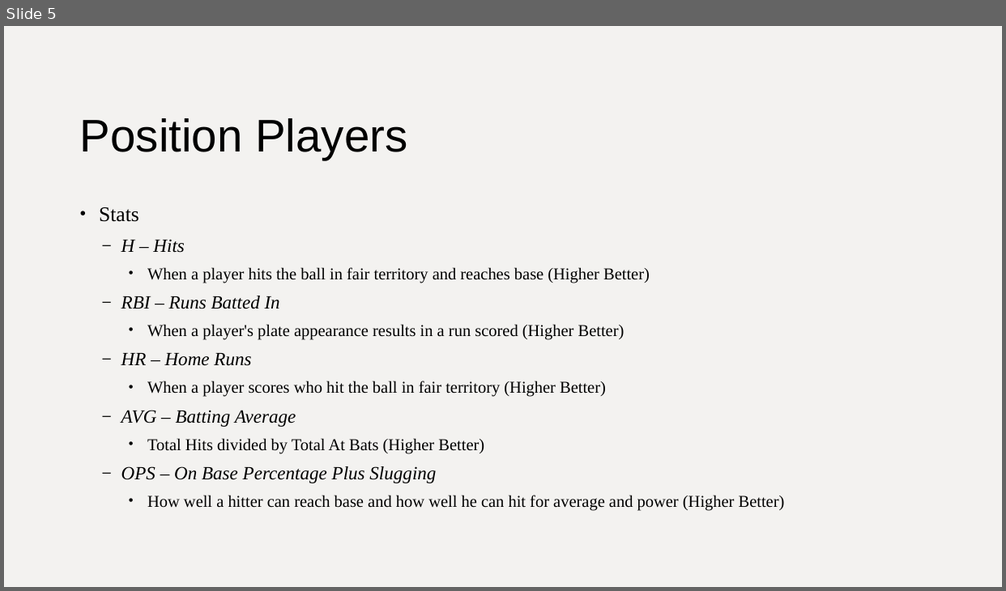
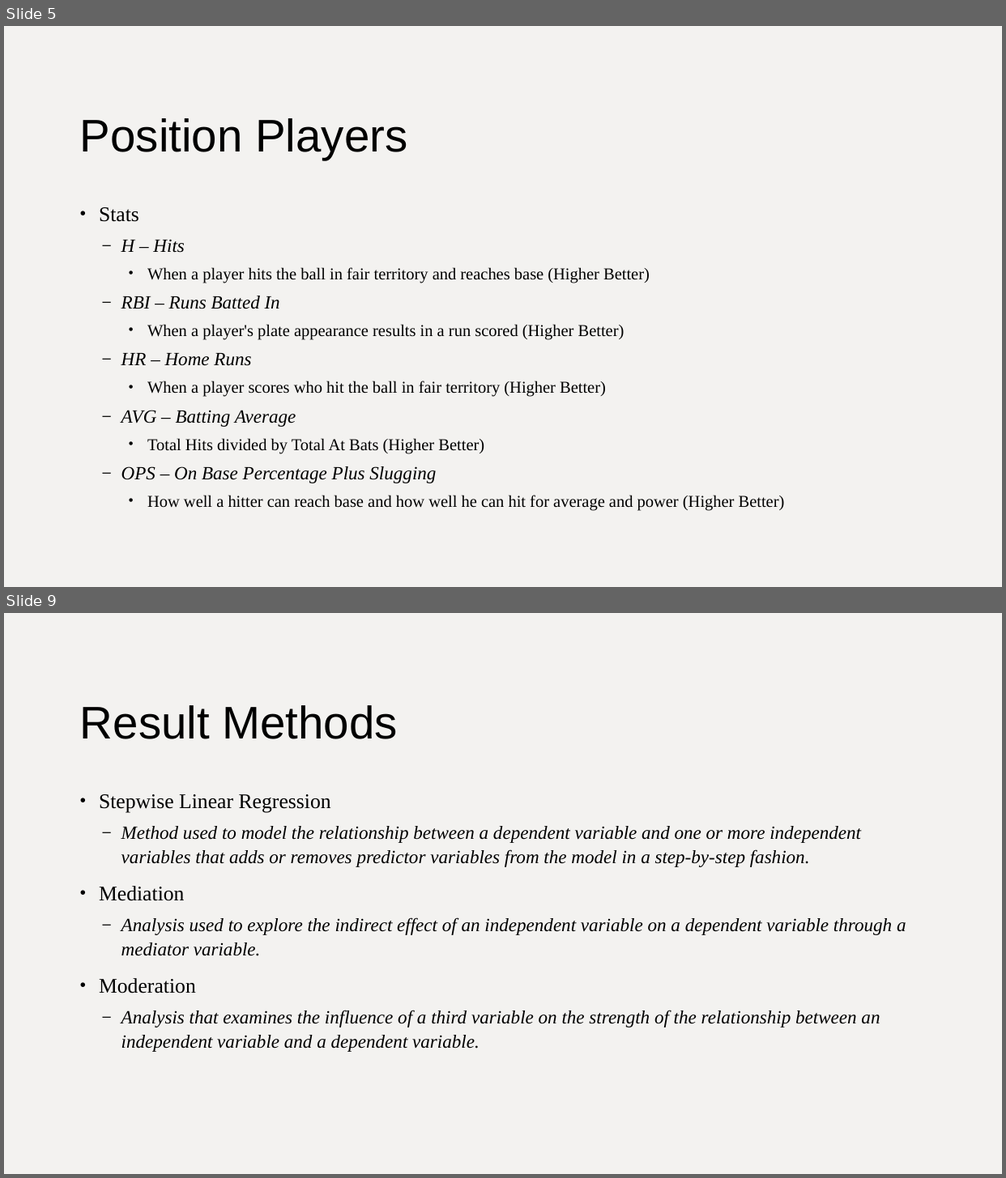
Before and after one commit to siznak86/DiamondDeals, a slide deck: DiamondDeals.pptx. Shown one above the other, each under a label of ours: slide 5 before the commit, slides 5 and 9 after it; the slides between them are not shown. The pictures are 1006x591 and 1006x1178 pixels, drawn with LibreOffice and Linux fonts; fonts in the diff are those of the drawing. Boxes give left, top, right and bottom in pixels: in the first picture for what was removed or moved away, otherwise in the second. Text is boxed around its words. In the diff, an @@ line names an element or a change of style, - is before the commit and + after.

```diff
--- a/DiamondDeals.pptx
+++ b/DiamondDeals.pptx
@@ slide 9 added at (4, 613, 1002, 1174), background #F3F2F0 @@
@@ title added at (80, 705, 398, 739), 44 pt, text #000000 @@
+Result Methods
@@ text added at (99, 794, 906, 1052), 18 pt, text #000000, italic @@
+• Stepwise Linear Regression
+  – Method used to model the relationship between a dependent variable and one or more independent variables that adds or removes predictor variables from the model in a step-by-step fashion.
+• Mediation
+  – Analysis used to explore the indirect effect of an independent variable on a dependent variable through a mediator variable.
+• Moderation
+  – Analysis that examines the influence of a third variable on the strength of the relationship between an independent variable and a dependent variable.
```
Also in this commit, not shown: 1 slide changed, 7 other slides added, 1 slide removed, 2 other files.
